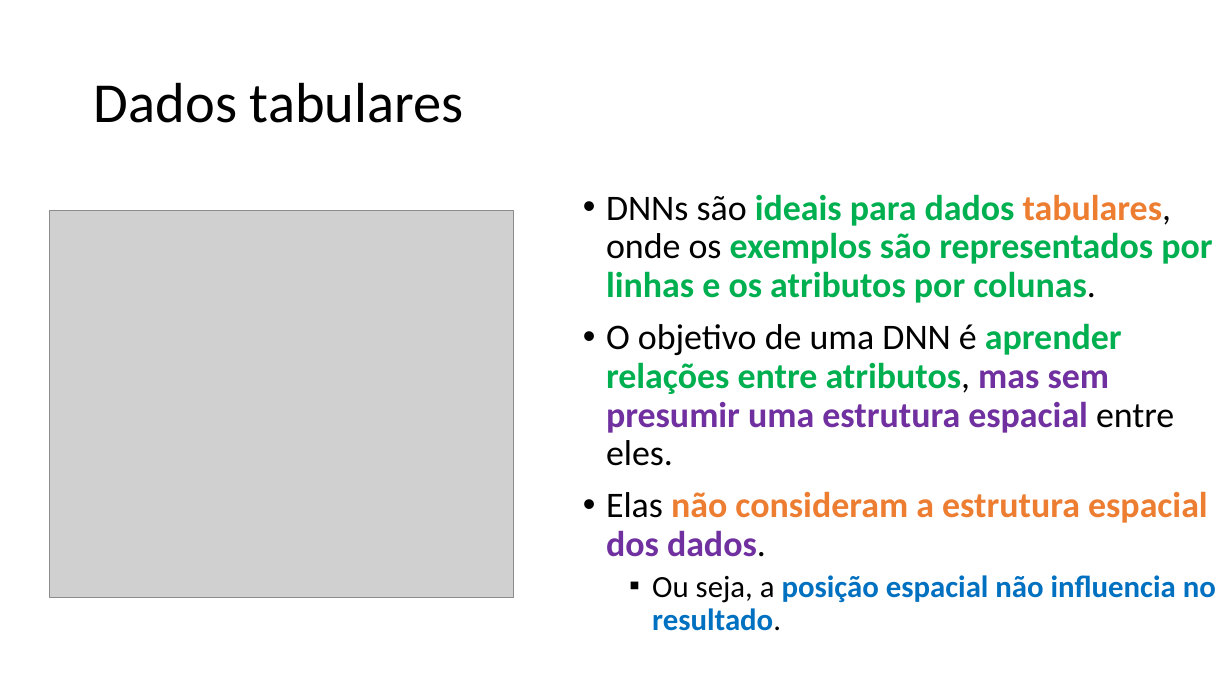
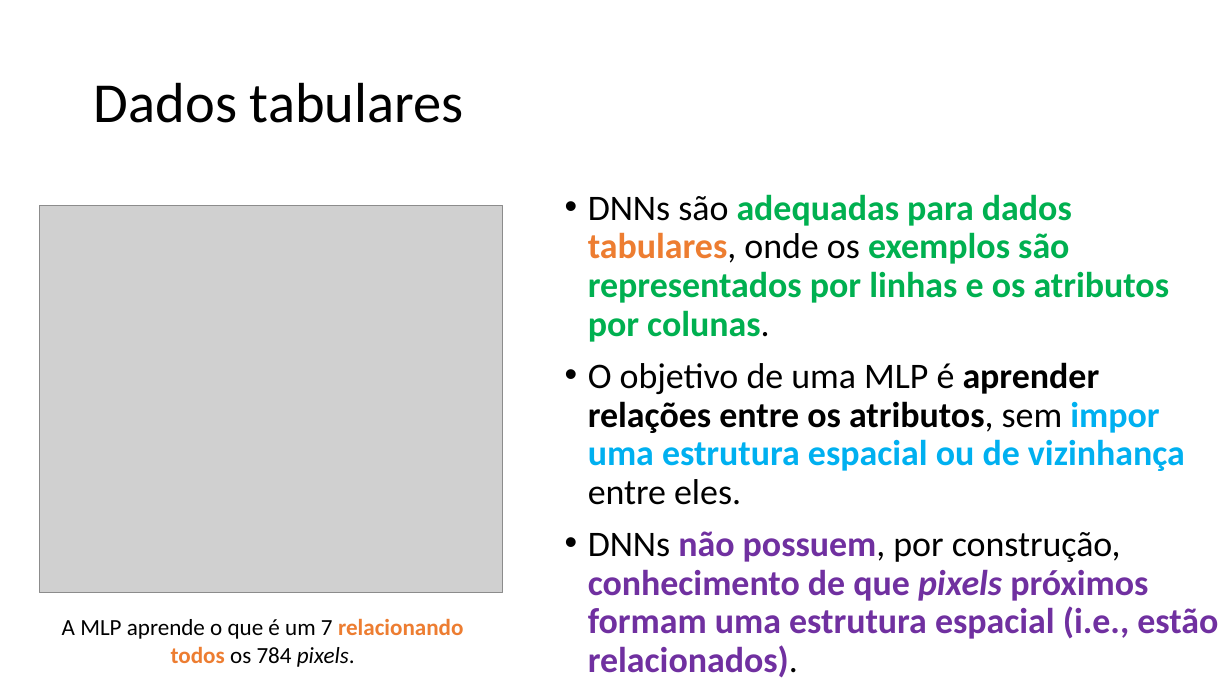
Before and after one commit to zz4fap/c24_inteligencia_artificial, a slide deck: slide 6 of slides/C24_CNN.pptx. Drawn at 1232x693 pixels with LibreOffice and Linux fonts; fonts in the diff are those of the drawing; grey boxes stand for pictures. Boxes give left, top, right and bottom in pixels: in the first picture for what was removed or moved away, otherwise in the second. Text is boxed around its words. In the diff, an @@ line names an element or a change of style, - is before the commit and + after.

Commit message:
update of slides

```diff
--- a/slides/C24_CNN.pptx
+++ b/slides/C24_CNN.pptx
@@ picture: place and size @@
-picture at bbox=[50, 211, 514, 598]
+picture at bbox=[39, 205, 503, 592]
@@ text at bbox=[588, 194, 1218, 678]: text changed; text colour #00B050 to #000000 @@
-• DNNs são ideais para dados tabulares, onde os exemplos são representados por linhas e os atributos por colunas.
-• O objetivo de uma DNN é aprender relações entre atributos, mas sem presumir uma estrutura espacial entre eles.
-• Elas não consideram a estrutura espacial dos dados.
-  ▪ Ou seja, a posição espacial não influencia no resultado.
+• DNNs são adequadas para dados tabulares, onde os exemplos são representados por linhas e os atributos por colunas.
+• O objetivo de uma MLP é aprender relações entre os atributos, sem impor uma estrutura espacial ou de vizinhança entre eles.
+• DNNs não possuem, por construção, conhecimento de que pixels próximos formam uma estrutura espacial (i.e., estão relacionados).
@@ text added at bbox=[62, 618, 463, 667], 18 pt, text #000000 @@
+A MLP aprende o que é um 7 relacionando todos os 784 pixels.
```
Also in this commit, not shown: 22 other slides changed, 1 slide removed.
